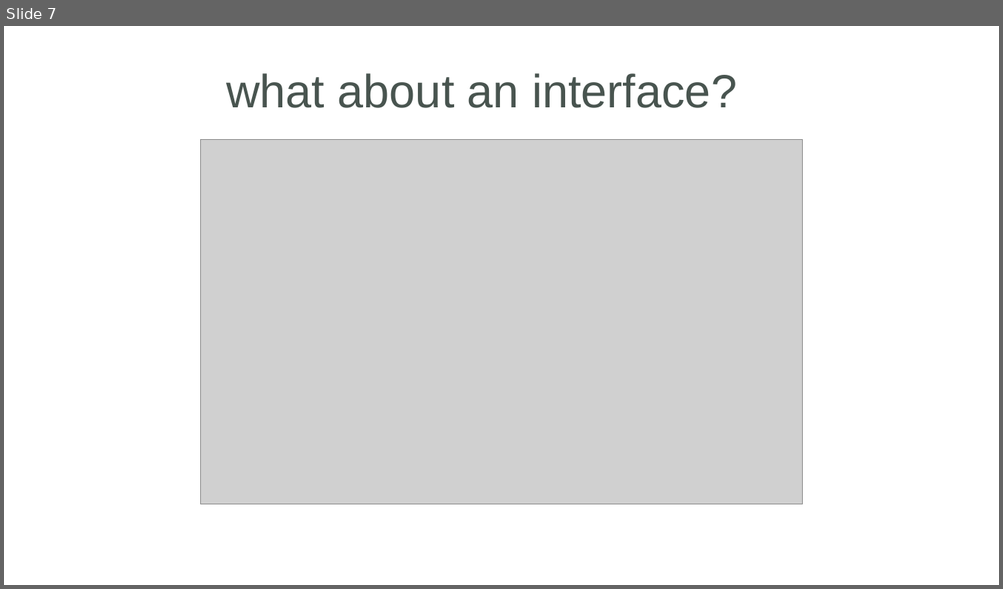
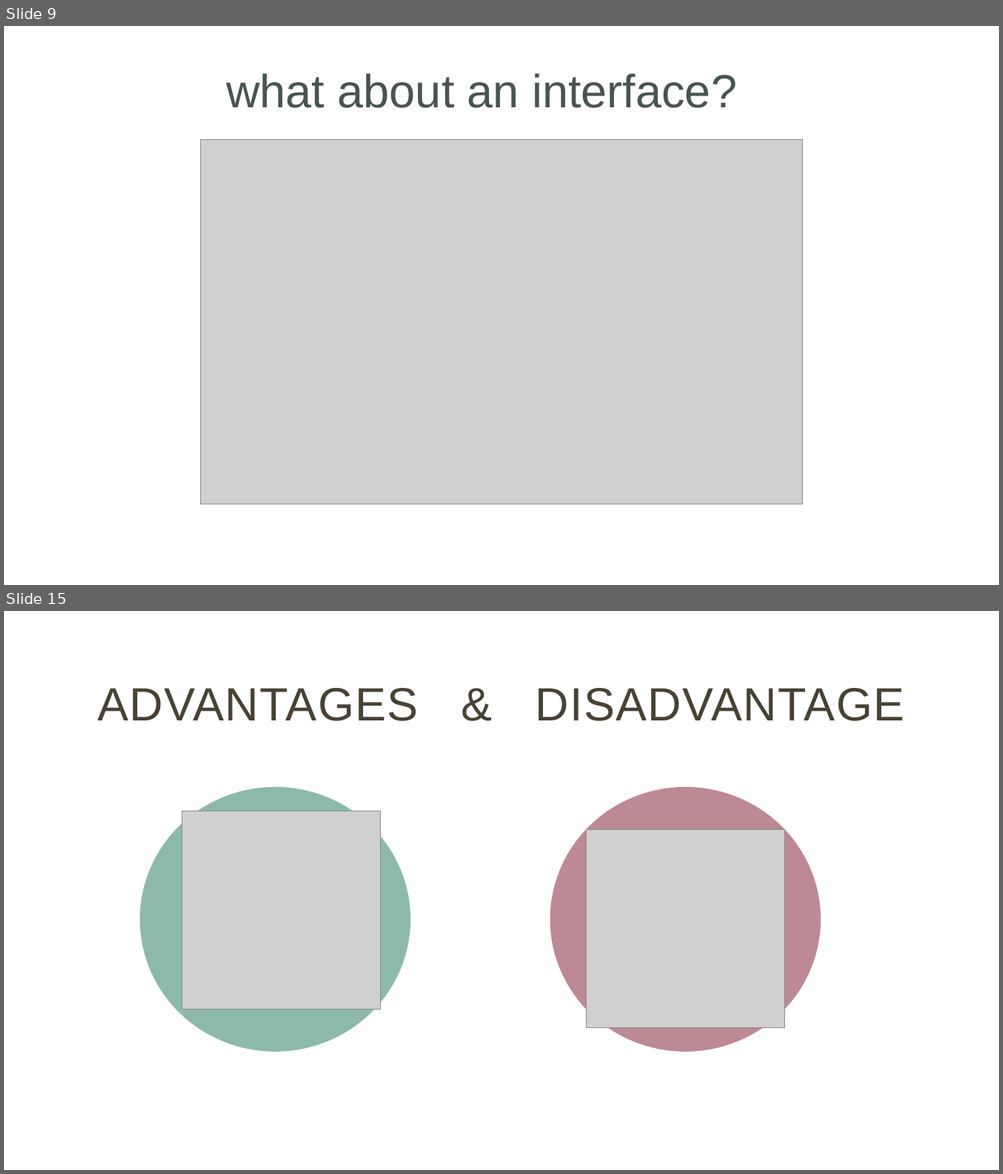
Before and after one commit to ntninh18/crossy-road, a slide deck: seminar/StrategyPattern.pptx. Shown one above the other, each under a label of ours: slide 7 before the commit, slides 9 and 15 after it; the slides between them are not shown. The pictures are 1003x589 and 1003x1174 pixels, drawn with LibreOffice and Linux fonts; fonts in the diff are those of the drawing; grey boxes stand for pictures. Boxes give left, top, right and bottom in pixels: in the first picture for what was removed or moved away, otherwise in the second. Text is boxed around its words. In the diff, an @@ line names an element or a change of style, - is before the commit and + after.

```diff
--- a/seminar/StrategyPattern.pptx
+++ b/seminar/StrategyPattern.pptx
@@ slide 15 added at box(4, 611, 999, 1170), background #FFFFFF @@
@@ title added at box(97, 688, 905, 721), 45 pt, text #474233 @@
+ADVANTAGES & DISADVANTAGE
@@ ellipse added at box(140, 787, 410, 1052), fill #8DB9AD @@
@@ ellipse added at box(550, 787, 821, 1052), fill #BD8994 @@
@@ picture added at box(182, 812, 380, 1009) @@
@@ picture added at box(586, 829, 784, 1028) @@
@@ what was slide 7 is now slide 9 @@
```
Also in this commit, not shown: 2 slides changed, 12 other slides added, 1 slide removed.
